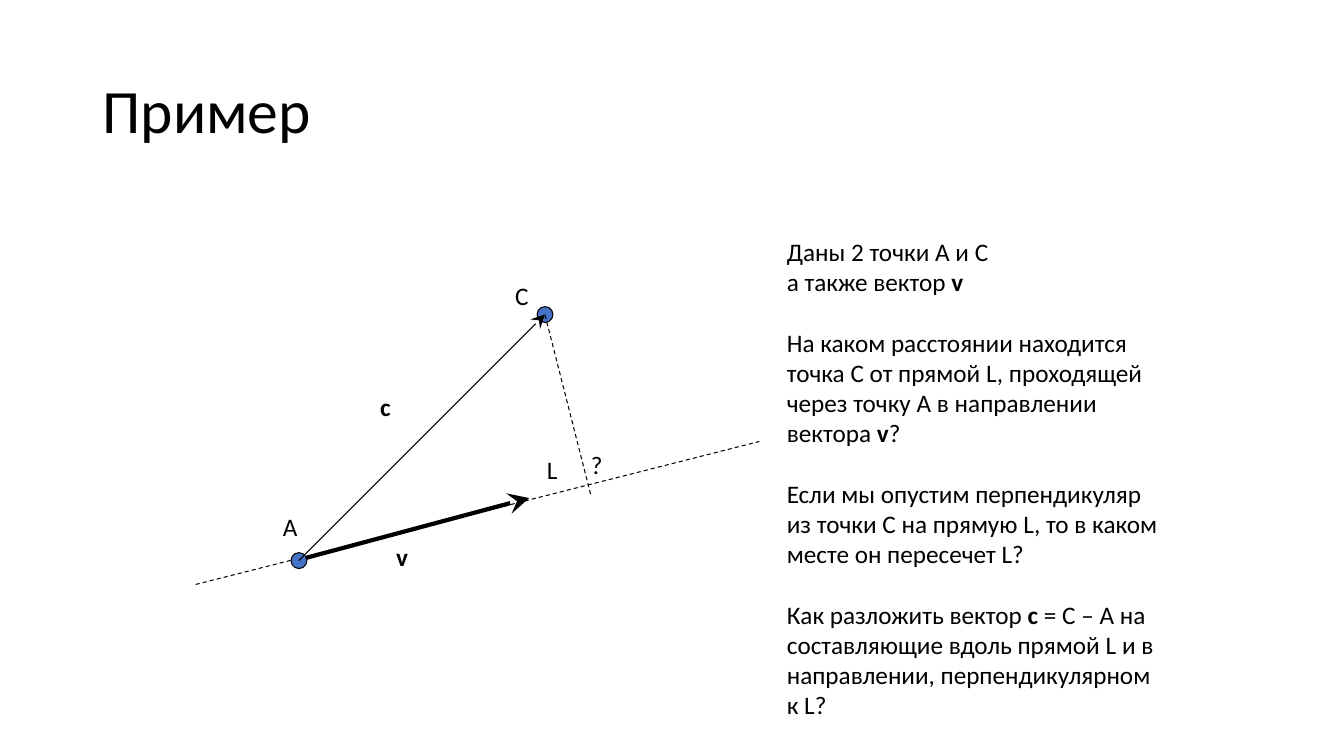
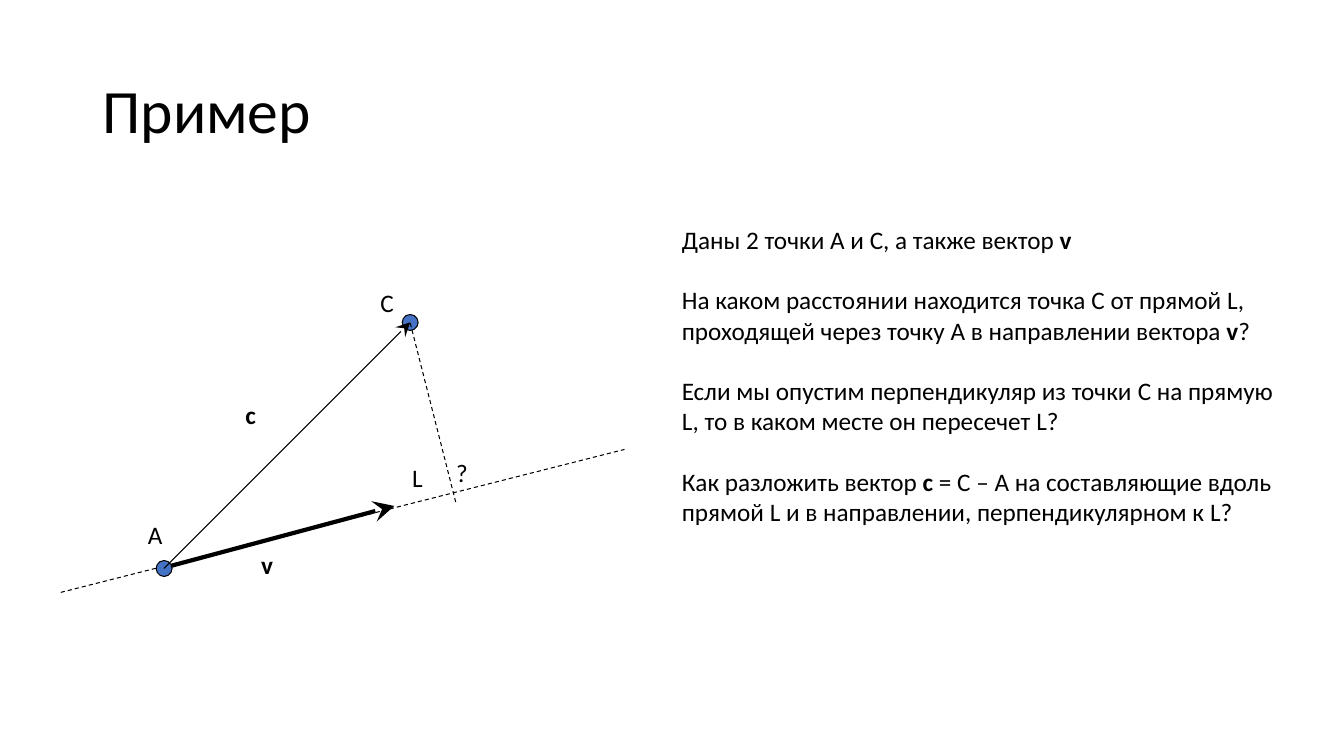
Before and after one commit to alexey-malov/cg-course, a slide deck: slide 40 of lectures/04 - Векторный анализ, трансформации и матрицы.pptx (slide 43 before the commit). Drawn at 1344x756 pixels with LibreOffice and Linux fonts; fonts in the diff are those of the drawing. Boxes give left, top, right and bottom in pixels: in the first picture for what was removed or moved away, otherwise in the second. Text is boxed around its words. In the diff, an @@ line names an element or a change of style, - is before the commit and + after.

Commit message:
обновлены примеры и лекции

```diff
--- a/lectures/04 - Векторный анализ, трансформации и матрицы.pptx
+++ b/lectures/04 - Векторный анализ, трансформации и матрицы.pptx
@@ text "Даны 2 точки A и ..." moved from (x1=787, y1=244, x2=1157, y2=714) to (x1=682, y1=232, x2=1273, y2=525) @@
@@ text at (x1=682, y1=232, x2=1072, y2=253): text changed @@
-Даны 2 точки A и C
-а также вектор v
+Даны 2 точки A и C, а также вектор v
@@ 6 texts, 2 lines, 2 ellipses, 2 arrows moved together from (x1=196, y1=288, x2=759, y2=585) to (x1=60, y1=295, x2=625, y2=593) @@
```
Also in this commit, not shown: 26 other slides changed, 1 slide added, 4 slides removed, 31 other files.
